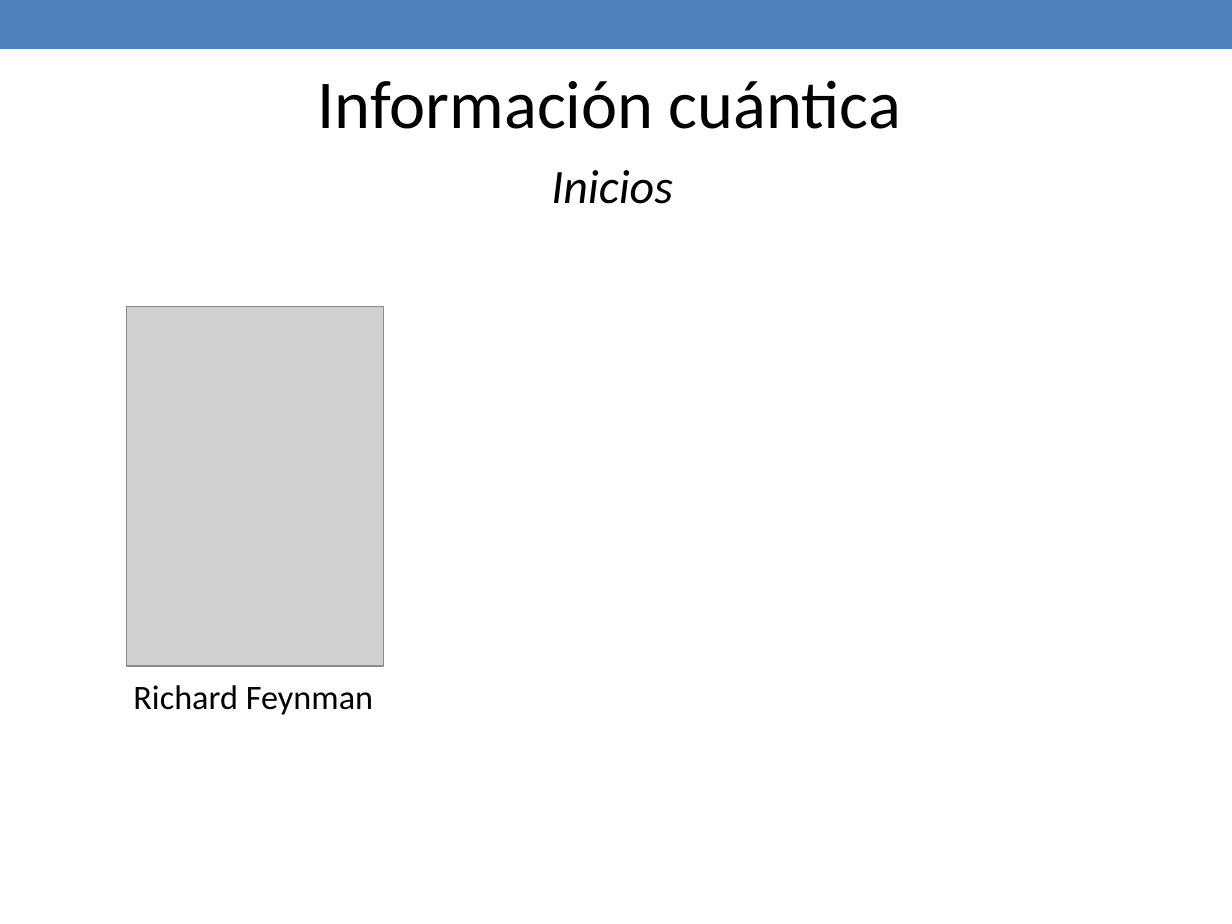
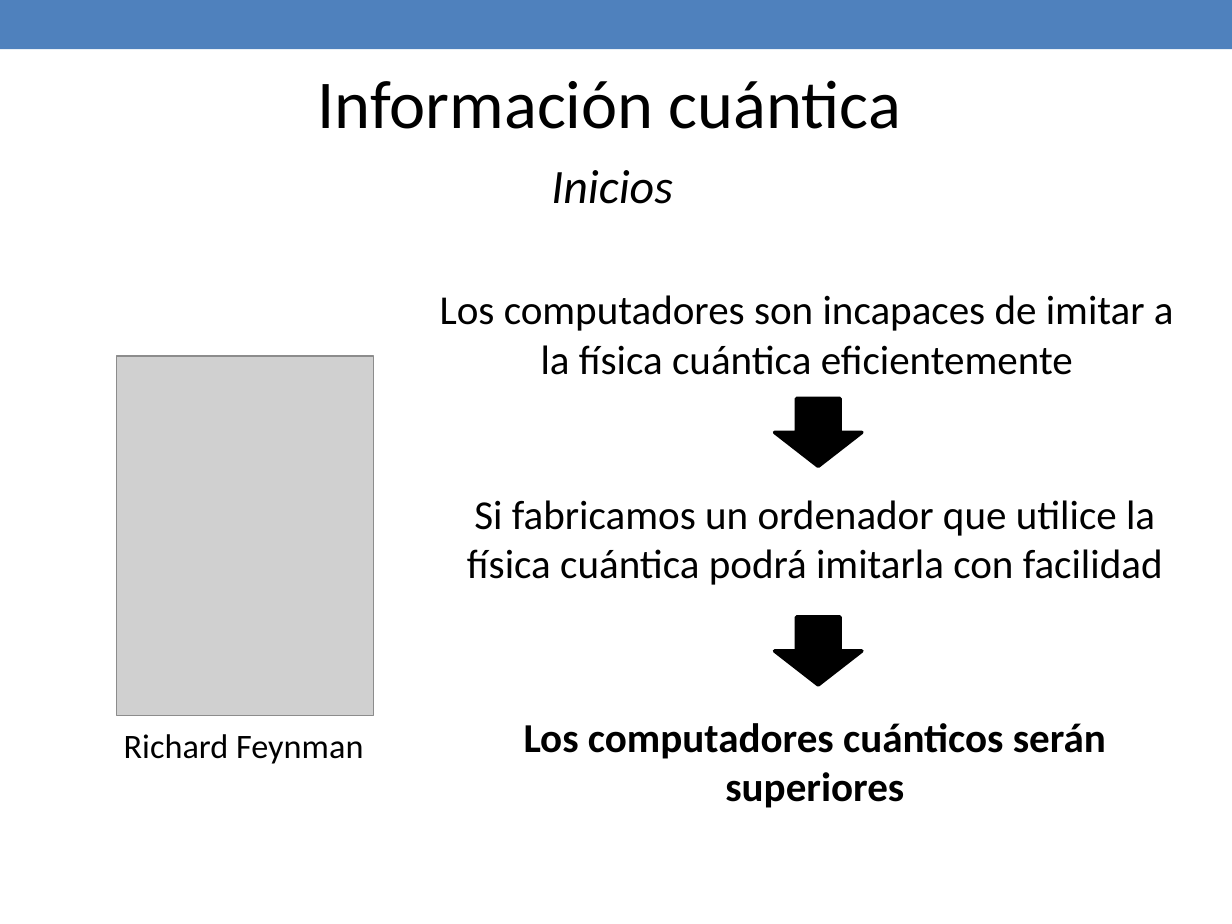
Before and after one commit to jaimecp89/qMIPS101, a slide deck: slide 5 of qMIPS/doc/Presentacion PFC.pptx. Drawn at 1232x924 pixels with LibreOffice and Linux fonts; fonts in the diff are those of the drawing; grey boxes stand for pictures. Boxes give left, top, right and bottom in pixels: in the first picture for what was removed or moved away, otherwise in the second. Text is boxed around its words. In the diff, an @@ line names an element or a change of style, - is before the commit and + after.

```diff
--- a/qMIPS/doc/Presentacion PFC.pptx
+++ b/qMIPS/doc/Presentacion PFC.pptx
@@ text added at (x1=440, y1=295, x2=1174, y2=375), 24 pt, text #000000 @@
+Los computadores son incapaces de imitar a la física cuántica eficientemente
@@ picture moved from (x1=127, y1=307, x2=383, y2=667) to (x1=117, y1=356, x2=373, y2=716) @@
@@ down arrow added at (x1=775, y1=398, x2=862, y2=466), fill #000000, outline #000000 2.08 pt @@
@@ text added at (x1=467, y1=500, x2=1163, y2=585), 24 pt, text #000000 @@
+Si fabricamos un ordenador que utilice la física cuántica podrá imitarla con facilidad
@@ down arrow added at (x1=775, y1=617, x2=862, y2=685), fill #000000, outline #000000 2.08 pt @@
@@ text "Richard Feynman" moved from (x1=133, y1=685, x2=373, y2=715) to (x1=124, y1=734, x2=363, y2=764) @@
@@ text added at (x1=524, y1=723, x2=1106, y2=808), 24 pt, text #000000, bold @@
+Los computadores cuánticos serán superiores
```
Also in this commit, not shown: 2 other slides changed, 11 slides added, 1 other file.
